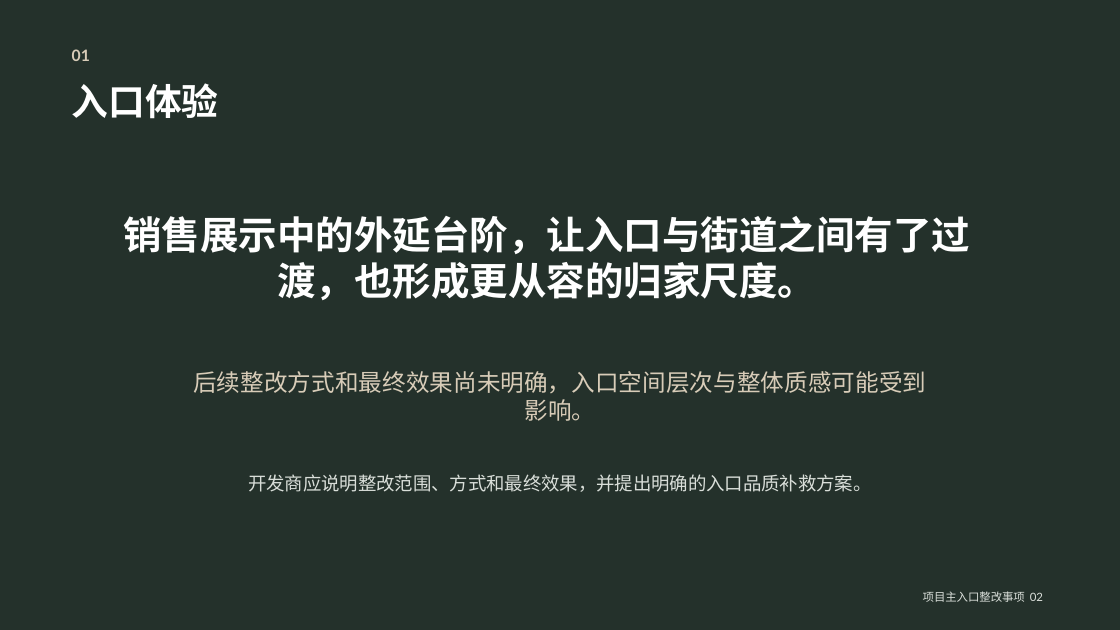
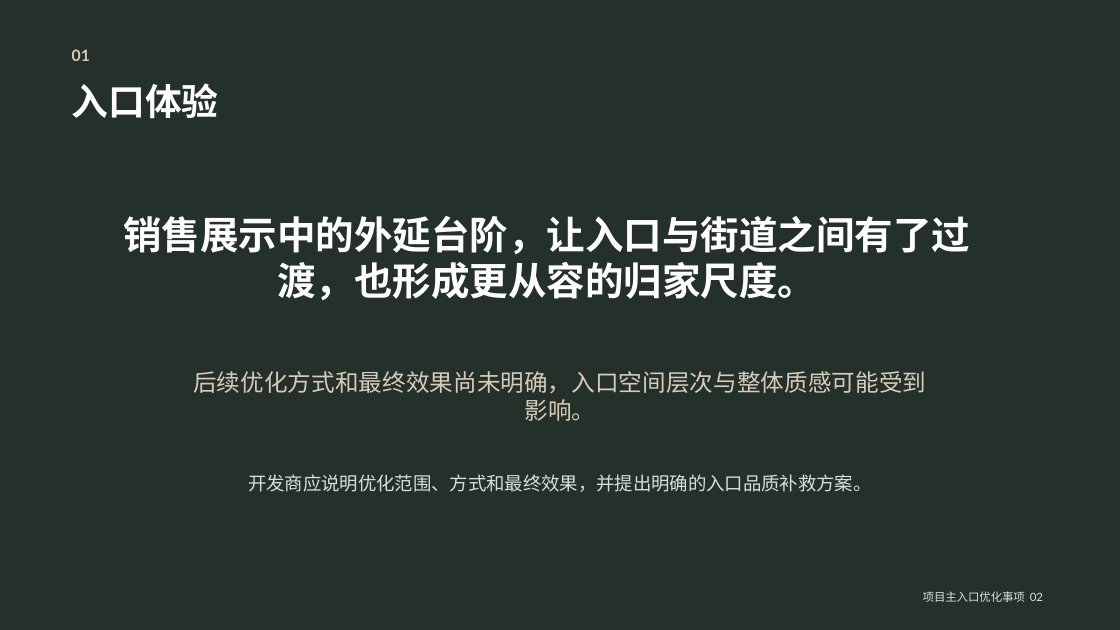
Before and after one commit to jwcesign/entrance-remediation-public-site, a slide deck: slide 2 of files/project-entrance-owner-opinion.pptx. Drawn at 1120x630 pixels with LibreOffice and Linux fonts; fonts in the diff are those of the drawing. Boxes give left, top, right and bottom in pixels: in the first picture for what was removed or moved away, otherwise in the second. Text is boxed around its words. In the diff, an @@ line names an element or a change of style, - is before the commit and + after.

```diff
--- a/files/project-entrance-owner-opinion.pptx
+++ b/files/project-entrance-owner-opinion.pptx
@@ text at (193,371,926,421): text changed @@
-后续整改方式和最终效果尚未明确，入口空间层次与整体质感可能受到影响。
+后续优化方式和最终效果尚未明确，入口空间层次与整体质感可能受到影响。
@@ text at (248,474,871,492): text changed @@
-开发商应说明整改范围、方式和最终效果，并提出明确的入口品质补救方案。
+开发商应说明优化范围、方式和最终效果，并提出明确的入口品质补救方案。
@@ text at (923,591,1043,602): text changed @@
-项目主入口整改事项 02
+项目主入口优化事项 02
```
Also in this commit, not shown: 8 other slides changed, 12 other files.
